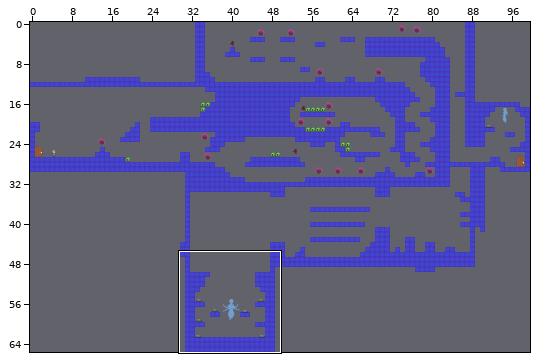
Tiled map, stored at levels/Level2New.tmx. The picture above shows the old version from afar; the outline marks the close-up.
Close-up. Before the commit:
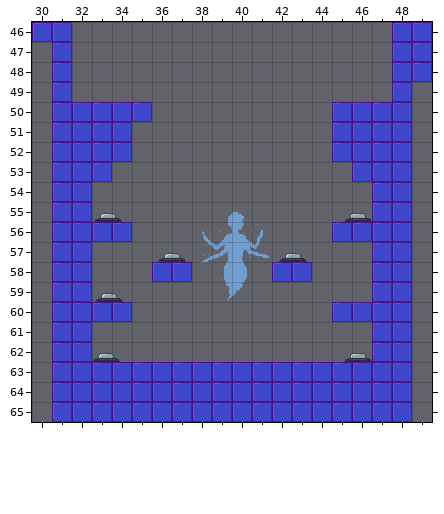
Cells are 20x20 px. Shown: x 30..49, y 46..65. The commit also changed other parts of the map, which this record leaves out.
Now the later version:
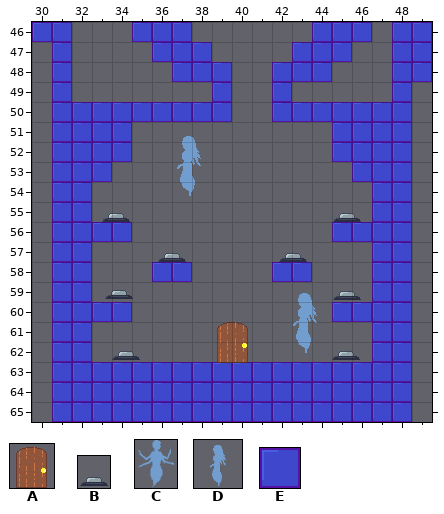
Key: from "Char": A 2 "world_door", B 3 "floor switch_Animation 5", C 4 "Boss3Thumb", D 6 "BossConceptThumb"; from "tileset": E 1.
_ is an empty cell.
Objects are placed by their top-left corner, in cells (3,4 is the top-left corner of cell 3,4); size is 1x1 cell unless given.
What changed:
{"where": "layer \"Tile Layer 1\""}
{"y":46,"x":35,"old":"___","new":"EEE"}
{"y":46,"x":44,"old":"___","new":"EEE"}
{"y":47,"x":36,"old":"___","new":"EEE"}
{"y":47,"x":43,"old":"___","new":"EEE"}
{"y":48,"x":37,"old":"___","new":"EEE"}
{"y":48,"x":42,"old":"___","new":"EEE"}
{"y":49,"x":39,"old":"_","new":"E"}
{"y":49,"x":42,"old":"_","new":"E"}
{"y":50,"x":36,"old":"____","new":"EEEE"}
{"y":50,"x":42,"old":"___","new":"EEE"}
{"where": "layer \"Characters\""}
{"was": "outside this view", "now": "D \"BossConceptThumb\" at 36.1,51.4 size 3.5x3.5"}
{"was": "B \"lSwitch\" at 33,54.5 size 1.6x1.6", "now": "B \"lSwitch\" at 33.4,54.5 size 1.6x1.6"}
{"was": "B \"lSwitch\" at 45.5,54.5 size 1.6x1.6", "now": "B \"lSwitch\" at 45,54.5 size 1.6x1.6"}
{"was": "B \"lSwitch\" at 33.1,58.5 size 1.6x1.6", "now": "B \"lSwitch\" at 33.5,58.3 size 1.6x1.6"}
{"was": "outside this view", "now": "B \"rSwitch\" at 44.9,58.4 size 1.6x1.6"}
{"was": "B \"lSwitch\" at 45.5,61.5 size 1.6x1.6", "now": "B \"lSwitch\" at 44.9,61.4 size 1.6x1.6"}
{"was": "B \"lSwitch\" at 32.9,61.5 size 1.6x1.6", "now": "B \"lSwitch\" at 33.9,61.4 size 1.6x1.6"}
{"was": "outside this view", "now": "A \"end\" at 39,60.8 size 2.2x2.2"}
{"now": "D \"BossConceptThumb\" at 41.9,59.2 size 3.5x3.5"}
{"was": "C \"Boss3Thumb\" at 38.2,55.5 size 4x4.5"}
{"label":"added","picture_box":[132,22,232,122]}
{"label":"added","picture_box":[272,22,372,122]}
{"label":"changed","picture_box":[177,136,372,363]}
{"label":"changed","picture_box":[94,213,130,222]}
{"label":"changed","picture_box":[95,290,133,302]}
{"label":"changed","picture_box":[92,351,140,362]}
